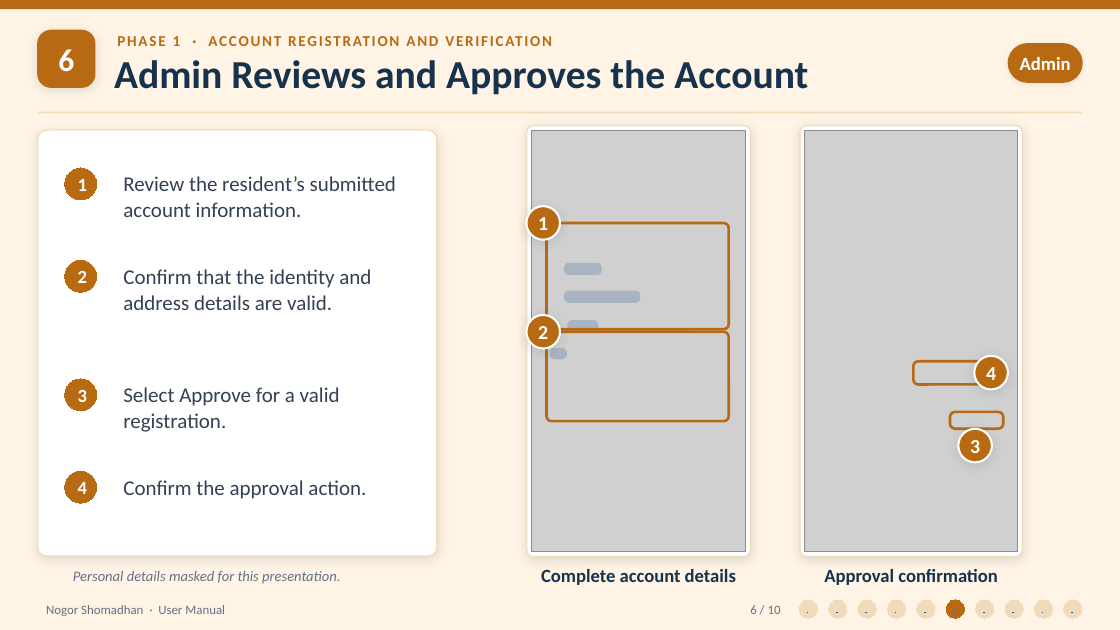
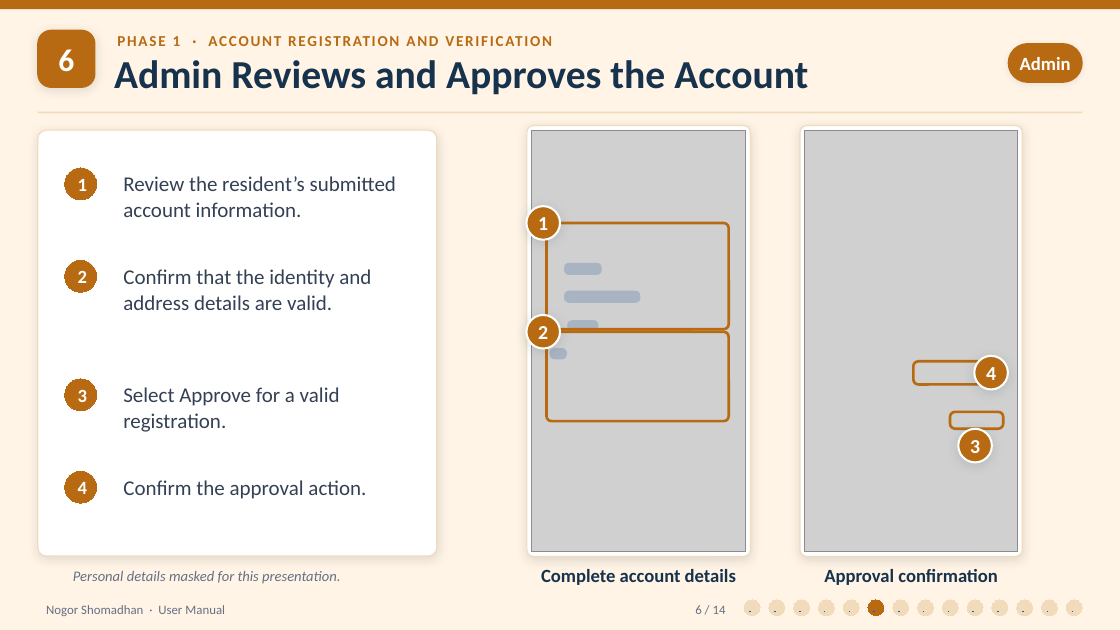
Before and after one commit to Zawadur-Rafid/NogorShomadhan, a slide deck: slide 6 of User Manual/NogorShomadhan_UserManual_Phase1.pptx. Drawn at 1120x630 pixels with LibreOffice and Linux fonts; fonts in the diff are those of the drawing; grey boxes stand for pictures. Boxes give left, top, right and bottom in pixels: in the first picture for what was removed or moved away, otherwise in the second. Text is boxed around its words. In the diff, an @@ line names an element or a change of style, - is before the commit and + after.

```diff
--- a/User Manual/NogorShomadhan_UserManual_Phase1.pptx
+++ b/User Manual/NogorShomadhan_UserManual_Phase1.pptx
@@ text at (695,605,726,614): text changed @@
-6 / 10
+6 / 14
@@ ellipse: place and size @@
-ellipse at (799,600,818,618)
+ellipse at (744,600,760,616)
@@ ellipse: place and size @@
-ellipse at (828,600,847,618)
+ellipse at (769,600,785,616)
@@ ellipse: place and size @@
-ellipse at (858,600,876,618)
+ellipse at (794,600,810,616)
@@ ellipse: place and size @@
-ellipse at (887,600,906,618)
+ellipse at (818,600,834,616)
@@ ellipse: place and size @@
-ellipse at (917,600,935,618)
+ellipse at (844,600,860,616)
@@ ellipse: place and size @@
-ellipse at (946,600,965,618)
+ellipse at (868,600,884,616)
@@ ellipse: place and size @@
-ellipse at (975,600,994,618)
+ellipse at (893,600,909,616)
@@ ellipse: place and size @@
-ellipse at (1005,600,1023,618)
+ellipse at (918,600,933,616)
@@ ellipse: place and size @@
-ellipse at (1034,600,1053,618)
+ellipse at (943,600,959,616)
@@ ellipse: place and size @@
-ellipse at (1064,600,1082,618)
+ellipse at (967,600,983,616)
@@ ellipse added at (992,600,1008,616), fill #F2DBBB, outline #F2DBBB 0.75 pt @@
@@ ellipse added at (1017,600,1033,616), fill #F2DBBB, outline #F2DBBB 0.75 pt @@
@@ ellipse added at (1042,600,1058,616), fill #F2DBBB, outline #F2DBBB 0.75 pt @@
@@ ellipse added at (1066,600,1082,616), fill #F2DBBB, outline #F2DBBB 0.75 pt @@
```
Also in this commit, not shown: 9 other slides changed, 4 slides added, 4 other files.
